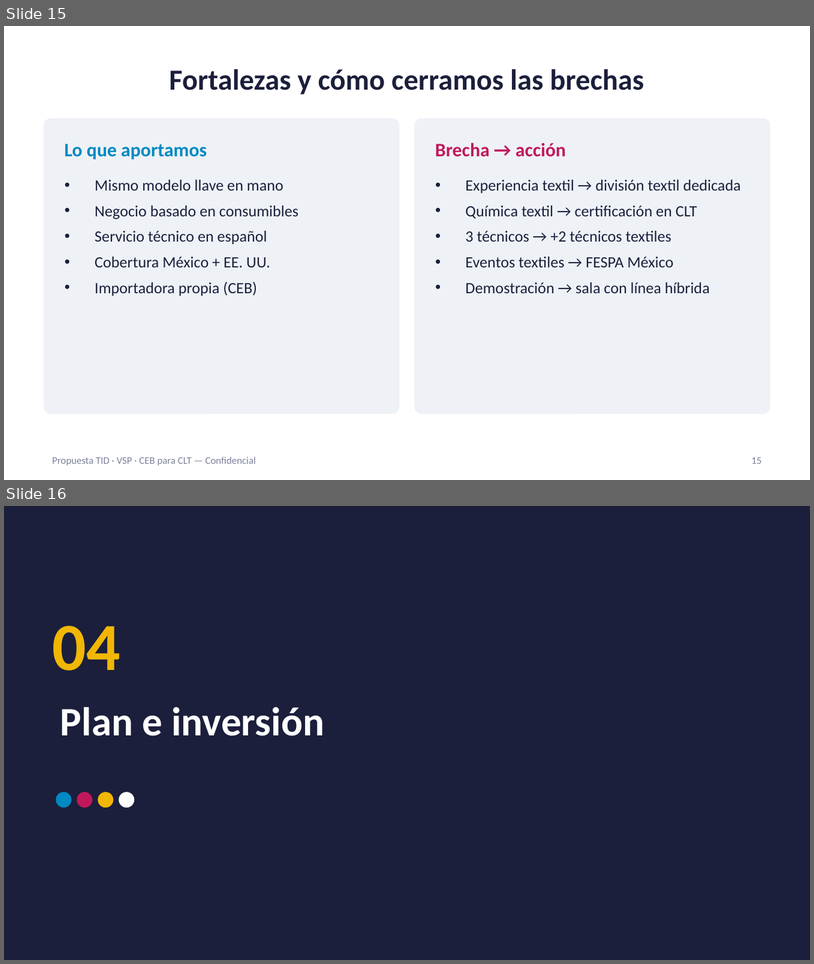
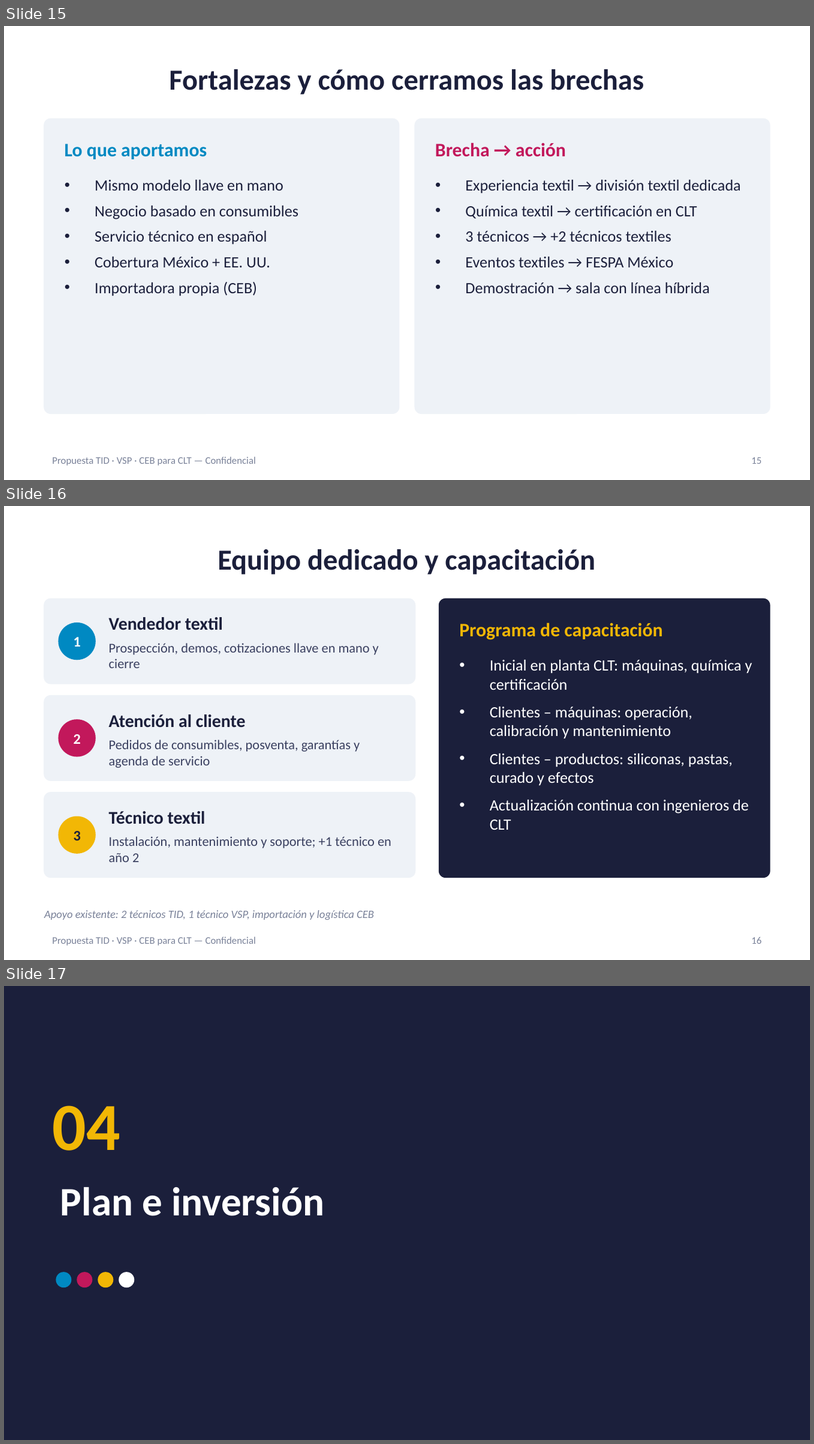
Before and after one commit to carlosmoreno793508/Cosas-Carlos, a slide deck: propuesta-clt/Presentacion_Propuesta_CLT_ES.pptx. Shown one above the other, each under a label of ours: slides 15 and 16 before the commit, slides 15, 16 and 17 after it. The pictures are 814x964 and 814x1444 pixels, drawn with LibreOffice and Linux fonts; fonts in the diff are those of the drawing. Boxes give left, top, right and bottom in pixels: in the first picture for what was removed or moved away, otherwise in the second. Text is boxed around its words. In the diff, an @@ line names an element or a change of style, - is before the commit and + after.

```diff
--- a/propuesta-clt/Presentacion_Propuesta_CLT_ES.pptx
+++ b/propuesta-clt/Presentacion_Propuesta_CLT_ES.pptx
@@ slide 16 added at (4,506,810,960), background #FFFFFF; not listed: 1 template element that a slide beside it also shows @@
@@ title added at (218,549,596,574), 26 pt, text #1B1F3B, bold @@
+Equipo dedicado y capacitación
@@ rounded rectangle added at (44,599,415,684), fill #EEF2F7, outline #EEF2F7 1 pt @@
@@ rounded rectangle added at (440,599,770,877), fill #1B1F3B, outline #1B1F3B 1 pt @@
@@ ellipse added at (59,623,95,659), fill #0089C2, outline #0089C2 1 pt @@
@@ text added at (109,617,223,630), 16 pt, text #1B1F3B, bold @@
+Vendedor textil
@@ text added at (459,622,663,640), 17 pt, text #F2B705, bold @@
+Programa de capacitación
@@ text added at (74,637,81,646), 13 pt, text #FFFFFF, bold @@
+1
@@ text added at (109,643,379,668), 12 pt, text #3A4060 @@
+Prospección, demos, cotizaciones llave en mano y cierre
@@ text added at (490,660,753,829), 14 pt, text #FFFFFF @@
+• Inicial en planta CLT: máquinas, química y certificación
+• Clientes – máquinas: operación, calibración y mantenimiento
+• Clientes – productos: siliconas, pastas, curado y efectos
+• Actualización continua con ingenieros de CLT
@@ rounded rectangle added at (44,696,415,780), fill #EEF2F7, outline #EEF2F7 1 pt @@
@@ ellipse added at (59,720,95,756), fill #C2185B, outline #C2185B 1 pt @@
@@ text added at (109,714,246,727), 16 pt, text #1B1F3B, bold @@
+Atención al cliente
@@ text added at (74,734,81,744), 13 pt, text #FFFFFF, bold @@
+2
@@ text added at (109,739,360,768), 12 pt, text #3A4060 @@
+Pedidos de consumibles, posventa, garantías y agenda de servicio
@@ rounded rectangle added at (44,792,415,877), fill #EEF2F7, outline #EEF2F7 1 pt @@
@@ text added at (109,811,206,824), 16 pt, text #1B1F3B, bold @@
+Técnico textil
@@ ellipse added at (59,816,95,853), fill #F2B705, outline #F2B705 1 pt @@
@@ text added at (74,831,81,840), 13 pt, text #1B1F3B, bold @@
+3
@@ text added at (109,836,392,862), 12 pt, text #3A4060 @@
+Instalación, mantenimiento y soporte; +1 técnico en año 2
@@ text added at (44,910,374,919), 10 pt, text #7A8299, italic @@
+Apoyo existente: 2 técnicos TID, 1 técnico VSP, importación y logística CEB
@@ page number added at (752,936,762,943), 9 pt, text #7A8299 @@
+16
@@ what was slide 16 is now slide 17 @@
```
Also in this commit, not shown: 4 slides changed, 7 other files.
